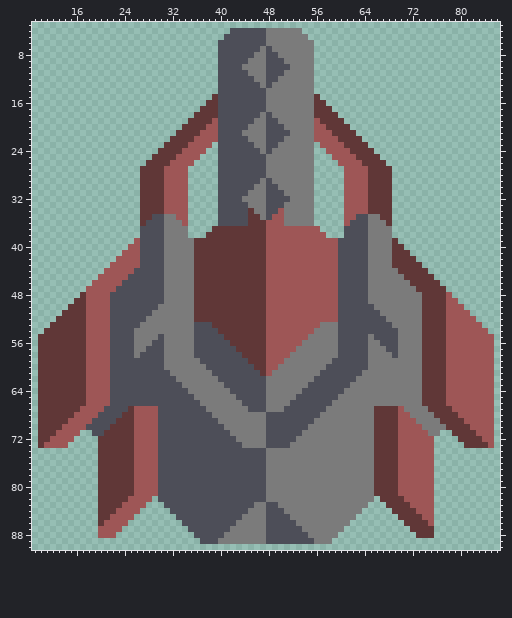
Two versions of one sprite sheet, sprites/blocks/turrets/flamethrower.png. This is how it looked before the edit.
The file is 96x96 pixels. Shown: x 9..86, y 3..90.
Once edited:
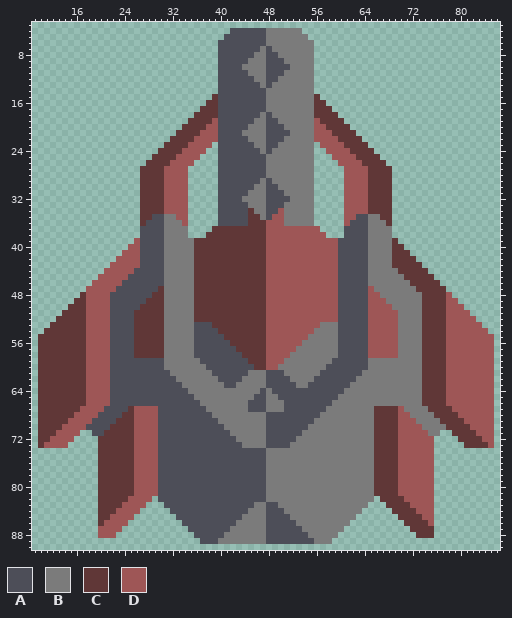
Palette (. is transparent): A #4d4e58  B #7b7b7b  C #603737  D #9e5656
The edit:
@@ x 24..71 @@
 46 AAAAAAABBBBBCCCCCCCCCCCCDDDDDDDDDDDDAAAAABBBBBBB
-47 AAAAAAABBBBBCCCCCCCCCCCCDDDDDDDDDDDDAAAAABBBBBBB
-48 AAAAAAABBBBBCCCCCCCCCCCCDDDDDDDDDDDDAAAAABBBBBBB
-49 AAAAAAABBBBBCCCCCCCCCCCCDDDDDDDDDDDDAAAAABBBBBBB
-50 AAAAAABBBBBBCCCCCCCCCCCCDDDDDDDDDDDDAAAAAABBBBBB
-51 AAAAABBBBBBBCCCCCCCCCCCCDDDDDDDDDDDDAAAAAAABBBBB
-52 AAAABBBBBBBBCCCCCCCCCCCCDDDDDDDDDDDDAAAAAAAABBBB
-53 AAABBBBBBBBBAAACCCCCCCCCDDDDDDDDDBBBAAAAAAAAABBB
-54 AABBBBBBBBBBAAAACCCCCCCCDDDDDDDDBBBBAAAAAAAAAABB
-55 AABBBBABBBBBAAAAACCCCCCCDDDDDDDBBBBBAAAAABAAAABB
-56 AABBBAABBBBBAAAAAACCCCCCDDDDDDBBBBBBAAAAABBAAABB
-57 AABBAAABBBBBAAAAAAACCCCCDDDDDBBBBBBBAAAAABBBAABB
-58 AABAAAABBBBBAAAAAAAACCCCDDDDBBBBBBBBAAAAABBBBABB
+47 AAAAAACBBBBBCCCCCCCCCCCCDDDDDDDDDDDDAAAAADBBBBBB
+48 AAAAACCBBBBBCCCCCCCCCCCCDDDDDDDDDDDDAAAAADDBBBBB
+49 AAAACCCBBBBBCCCCCCCCCCCCDDDDDDDDDDDDAAAAADDDBBBB
+50 AAACCCCBBBBBCCCCCCCCCCCCDDDDDDDDDDDDAAAAADDDDBBB
+51 AACCCCCBBBBBCCCCCCCCCCCCDDDDDDDDDDDDAAAAADDDDDBB
+52 AACCCCCBBBBBCCCCCCCCCCCCDDDDDDDDDDDDAAAAADDDDDBB
+53 AACCCCCBBBBBAAACCCCCCCCCDDDDDDDDDBBBAAAAADDDDDBB
+54 AACCCCCBBBBBAAAACCCCCCCCDDDDDDDDBBBBAAAAADDDDDBB
+55 AACCCCCBBBBBAAAAACCCCCCCDDDDDDDBBBBBAAAAADDDDDBB
+56 AACCCCCBBBBBAAAAAACCCCCCDDDDDDBBBBBBAAAAADDDDDBB
+57 AACCCCCBBBBBAAAAAAACCCCCDDDDDBBBBBBBAAAAADDDDDBB
+58 AACCCCCBBBBBAAAAAAAACCCCDDDDBBBBBBBBAAAAADDDDDBB
 59 AAAAAAABBBBBBAAAAAAAACCCDDDBBBBBBBBAAAAAABBBBBBB
 60 AAAAAAABBBBBBBAAAAAAAACCDDBBBBBBBBAAAAAAABBBBBBB
-61 AAAAAAAABBBBBBBAAAAAAAACDBBBBBBBBAAAAAAABBBBBBBB
-62 AAAAAAAAABBBBBBBAAAAAAAABBBBBBBBAAAAAAABBBBBBBBB
-63 AAAAAAAAAABBBBBBBAAAAAAABBBBBBBAAAAAAABBBBBBBBBB
-64 AAAAAAAAAAABBBBBBBAAAAAABBBBBBAAAAAAABBBBBBBBBBB
-65 AAAAAAAAAAAABBBBBBBAAAAABBBBBAAAAAAABBBBBBBBBBBB
-66 AAAAAAAAAAAAABBBBBBBAAAABBBBAAAAAAABBBBBBBBBBBBB
+61 AAAAAAAABBBBBBBAAAAAABBBAAABBBBBBAAAAAAABBBBBBBB
+62 AAAAAAAAABBBBBBBAAAABBBBAAAABBBBAAAAAAABBBBBBBBB
+63 AAAAAAAAAABBBBBBBAABBBBBAAAAABBAAAAAAABBBBBBBBBB
+64 AAAAAAAAAAABBBBBBBBBBBBABAAAAAAAAAAAABBBBBBBBBBB
+65 AAAAAAAAAAAABBBBBBBBBBAABBAAAAAAAAAABBBBBBBBBBBB
+66 AAAAAAAAAAAAABBBBBBBBAAABBBAAAAAAAABBBBBBBBBBBBB
 67 ACDDDDAAAAAAAABBBBBBBAAABBBAAAAAAABBBBBBBBCCCCDB
